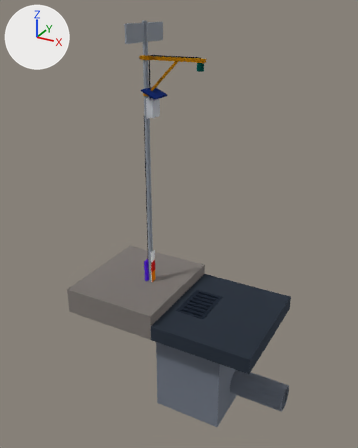
Two versions of the glTF model media/model.glb, one commit apart.
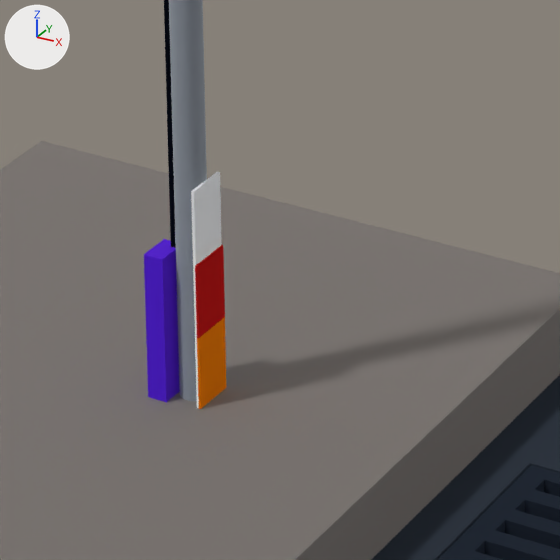
The first picture shows the older version from a camera (50 mm lens) standing at (2.75, -5.03, 3.6) and looking at (0.0, -0.03, 1.1). The close-ups show the older and then the newer version on the part from 35% to 56% of the width and 51% to 68% of the height of that picture. Only the edits that show in the close-ups are written down. Every picture has the same lights, and +X, +Y and +Z are marked at upper left. Where no turn or scale is listed for an object, it has been applied to the vertices. Vertices at exactly the same position are counted once.

Script lines for the objects in view, before the commit:
```python
ob_conduit_and_riser_guard = bpy.data.objects.new('Conduit and riser guard', me_conduit_and_riser_guard)
ob_conduit_and_riser_guard.location = (0.0, 0.0, 0.0)
ob_depth_bands__150_to_300_mm__amber = bpy.data.objects.new('Depth bands, 150 to 300 mm (amber)', me_depth_bands__150_to_300_mm__amber)
ob_depth_bands__150_to_300_mm__amber.location = (-0.413, 0.0, 0.225)
ob_depth_bands__300_to_450_mm__red = bpy.data.objects.new('Depth bands, 300 to 450 mm (red)', me_depth_bands__300_to_450_mm__red)
ob_depth_bands__300_to_450_mm__red.location = (-0.413, 0.0, 0.375)
ob_depth_marker_plate = bpy.data.objects.new('Depth marker plate', me_depth_marker_plate)
ob_depth_marker_plate.location = (-0.417, 0.0, 0.375)
ob_existing_road_slab_and_gutter = bpy.data.objects.new('Existing road slab and gutter', me_existing_road_slab_and_gutter)
ob_existing_road_slab_and_gutter.location = (0.0, 0.0, 0.0)
# me_depth_marker_plate
# before: 0 (0.003, 0.045, -0.225), 1 (0.003, 0.045, 0.225) at pixel (220, 172), 2 (0.003, -0.045, -0.225) at pixel (199, 408), 3 (0.003, -0.045, 0.225) at pixel (194, 191), 4 (-0.003, 0.045, -0.225)
# before: 5 (-0.003, 0.045, 0.225) at pixel (217, 171), 6 (-0.003, -0.045, -0.225) at pixel (196, 407), 7 (-0.003, -0.045, 0.225) at pixel (191, 191)
# also in view: 'Sensor cables, M12' at (-0.12, 0.0, 1.75); 'Existing curb and sidewalk' at (-0.65, 0.0, -0.03); 'Existing sign pole, 60 mm' at (-0.45, 0.0, 1.8); 'Existing grate' at (0.3, 0.0, -0.02)
```
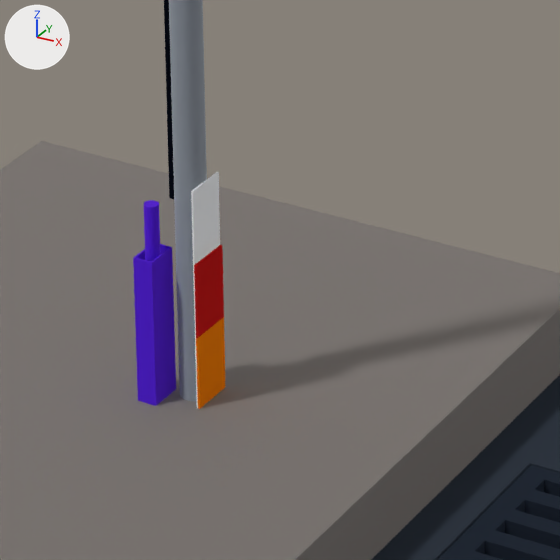
Where the newer file only moved an object's origin or applied its transform, the numbers keep the older frame.

The edits, one by one:
me_conduit_and_riser_guard is used by ob_conduit_and_riser_guard; location (0.0, 0.0, 0.0).
me_conduit_and_riser_guard had 718 vertices, 1432 faces and spanned x -0.524..0.155, y -0.055..0.015, z -0.344..0.45.
me_conduit_and_riser_guard now has 723 vertices, 1442 faces and spans x -0.53..0.14, y -0.075..-0.005, z -0.344..0.55.
me_conduit_and_riser_guard part 1: a new loose piece of 16 vertices spanning x -0.53..-0.49, y -0.075..-0.005, z 0.15..0.45, in mat_mat_13 (purple #7c3aed).
me_conduit_and_riser_guard part 2: 1 vertex moved from x -0.521, y -0.031, z 0.4 to x -0.521, y -0.032, z 0.55; 136 vertices removed from x -0.524..-0.48, y -0.055..0.015, z 0.15..0.45; 125 vertices added at x -0.524..-0.496, y -0.054..-0.026, z 0.55.
Other edits to the shape of me_conduit_and_riser_guard do not show in these pictures.
me_depth_marker_plate is used by ob_depth_marker_plate; location (-0.417, 0.0, 0.375).
Verts and faces of me_depth_marker_plate; kept vertices keep their numbers, new ones are numbered from 8.
me_depth_marker_plate had 8 vertices, 12 faces and spanned x -0.003..0.003, y -0.045..0.045, z -0.225..0.225.
me_depth_marker_plate now has 8 vertices, 12 faces and spans x -0.003..0.0, y -0.045..0.045, z -0.225..0.225.
Part 3, on me_depth_marker_plate:
Faces deleted: (0, 2, 4), (2, 6, 4), (1, 5, 3), (3, 5, 7).
Vertices 0 to 3 move by (-0.003, 0.0, 0.0).
New faces: (0, 2, 6), (0, 6, 4), (1, 7, 3), (1, 5, 7).
Object 'Depth bands, 150 to 300 mm (amber)' (ob_depth_bands__150_to_300_mm__amber) moves from (-0.413, 0.0, 0.225) to (-0.415, 0.0, 0.225).
Object 'Depth bands, 300 to 450 mm (red)' (ob_depth_bands__300_to_450_mm__red) moves from (-0.413, 0.0, 0.375) to (-0.415, 0.0, 0.375).

Boxes [x1, y1, x2, y2] around the edits, measured in the close-ups (560 x 560 px; the box of a moved part takes in the faces that stretch with it):
'Conduit and riser guard', reshaped
    before: [144, 239, 180, 402]
    after: [133, 200, 176, 406]
'Depth bands, 300 to 450 mm (red)', moved
    before: [195, 245, 225, 338]
    after: [194, 245, 224, 338]
'Depth bands, 150 to 300 mm (amber)', moved
    before: [197, 317, 226, 409]
    after: [196, 317, 226, 409]
part 1 of me_conduit_and_riser_guard, added (purple)
    after: [133, 244, 176, 406]
part 2 of me_conduit_and_riser_guard, moved or reshaped
    before: [144, 239, 180, 402]
    after: [144, 200, 160, 262]
part 3 of me_depth_marker_plate, moved or reshaped
    before: [192, 172, 222, 265]
    after: [192, 172, 220, 265]
